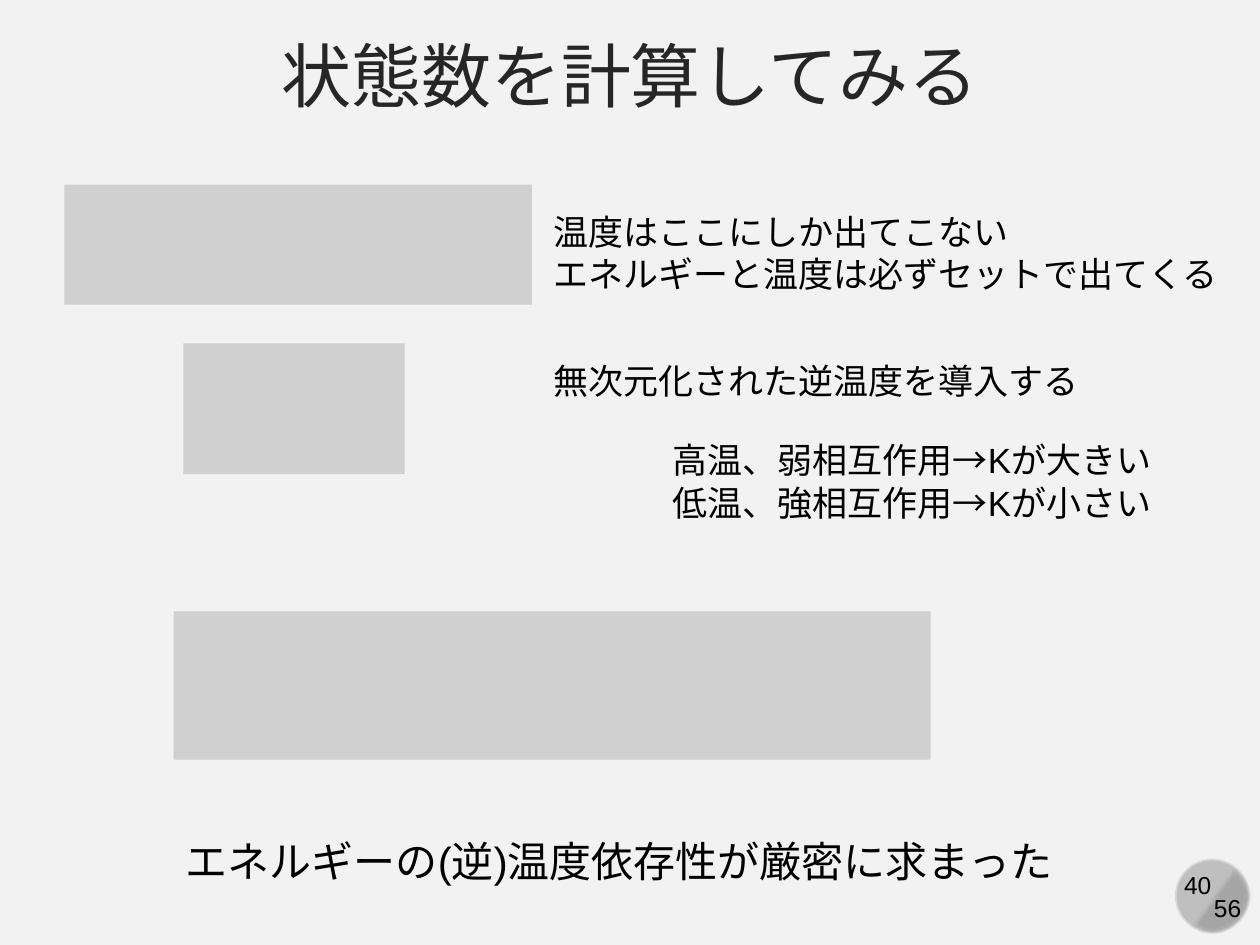
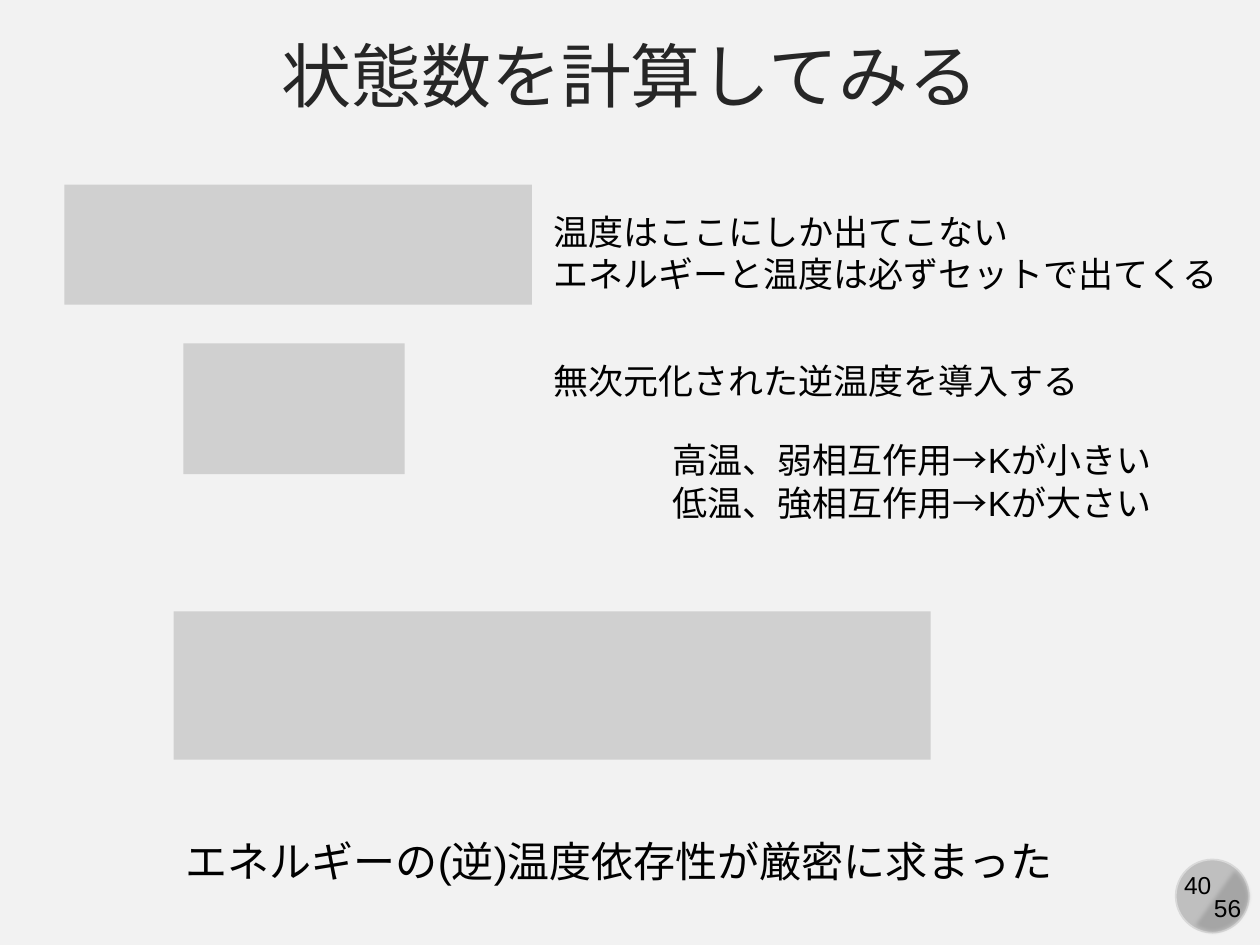
Before and after one commit to kaityo256/simulation_engineering, a slide deck: slide 40 of 02_mc_basic/simulation02.pptx. Drawn at 1260x945 pixels with LibreOffice and Linux fonts; fonts in the diff are those of the drawing; grey boxes stand for pictures. Boxes give left, top, right and bottom in pixels: in the first picture for what was removed or moved away, otherwise in the second. Text is boxed around its words. In the diff, an @@ line names an element or a change of style, - is before the commit and + after.

Commit message:
updates slides

```diff
--- a/02_mc_basic/simulation02.pptx
+++ b/02_mc_basic/simulation02.pptx
@@ text at [672,443,1151,519]: text changed @@
-高温、弱相互作用→Kが大きい
-低温、強相互作用→Kが小さい
+高温、弱相互作用→Kが小きい
+低温、強相互作用→Kが大さい
```
